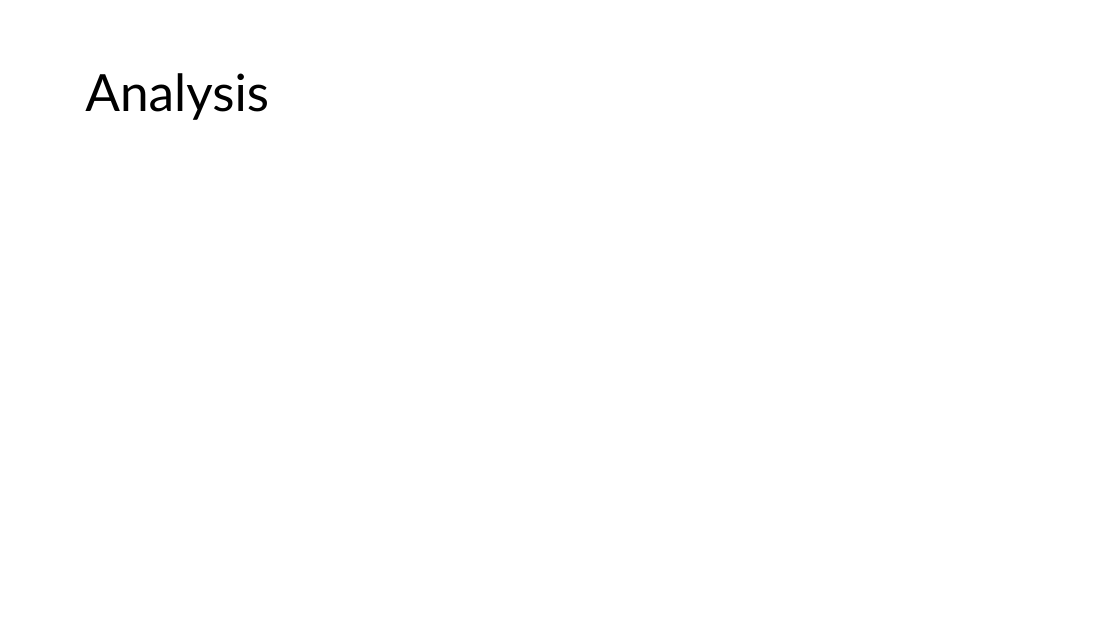
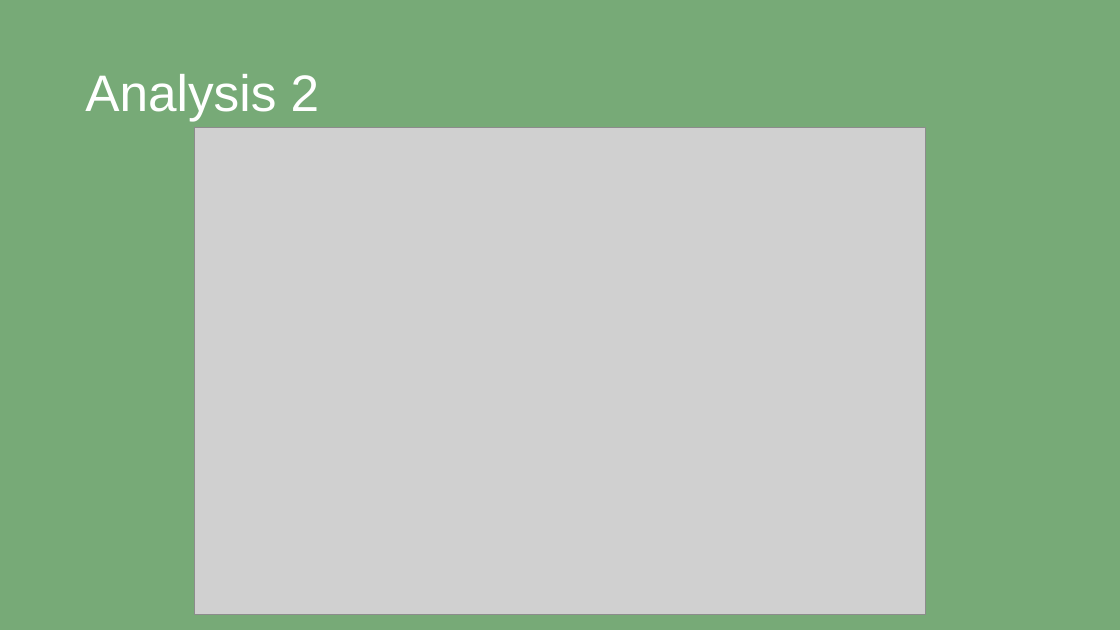
Before and after one commit to dtoshm/data_project_eight, a slide deck: slide 4 of movie_presentation.pptx. Drawn at 1120x630 pixels with LibreOffice and Linux fonts; fonts in the diff are those of the drawing; grey boxes stand for pictures. Boxes give left, top, right and bottom in pixels: in the first picture for what was removed or moved away, otherwise in the second. Text is boxed around its words. In the diff, an @@ line names an element or a change of style, - is before the commit and + after.

```diff
--- a/movie_presentation.pptx
+++ b/movie_presentation.pptx
@@ background #FFFFFF to #77AA77 @@
@@ title at (85, 74, 320, 121): text changed; font Lato to Arial; text colour #000000 to #FFFFFF @@
-Analysis
+Analysis 2
@@ picture added at (195, 128, 925, 615) @@
```
Also in this commit, not shown: 4 other slides changed, 1 other file.
